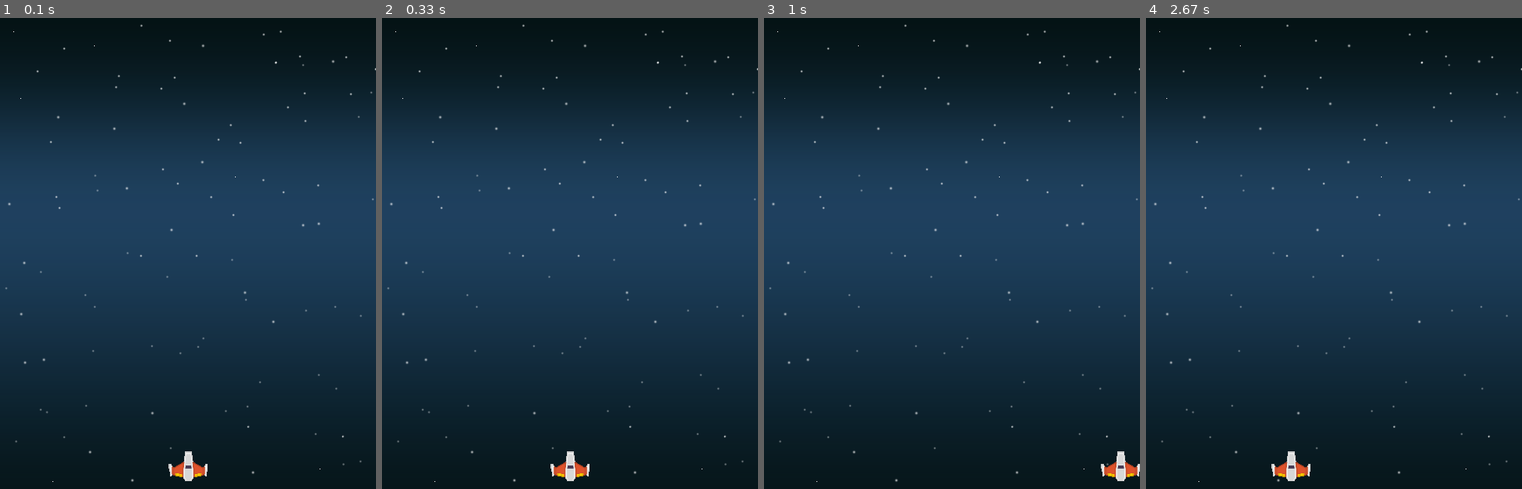
Above: before the commit, frames 1-4 (left to right).
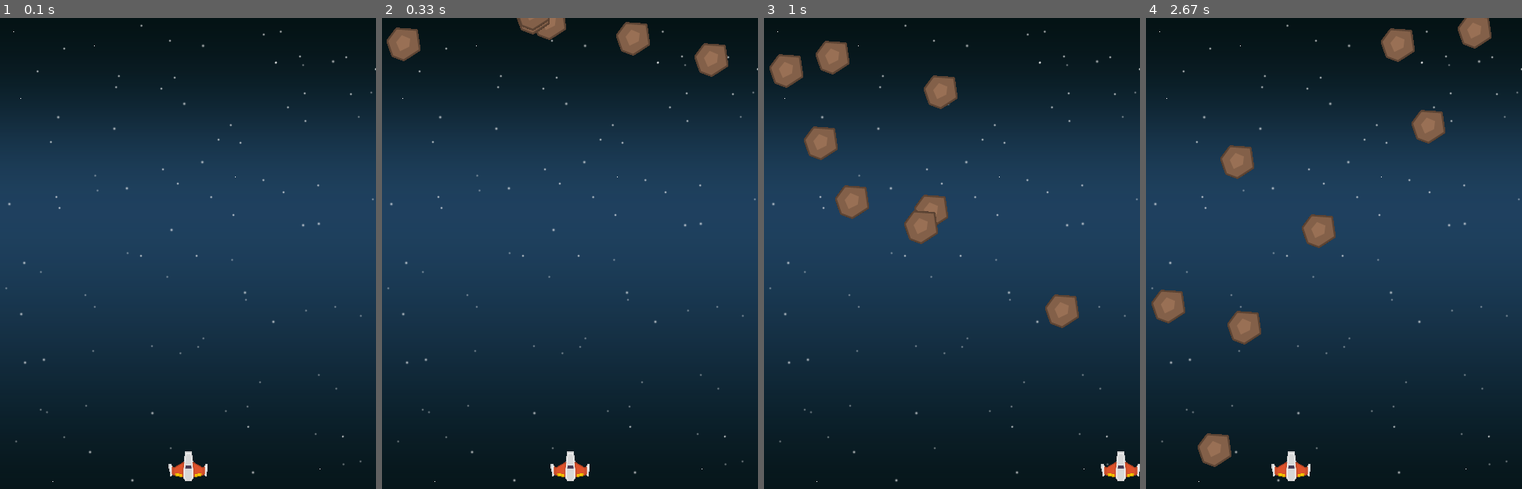
Above: after the commit, the same moments.

Repository: Joao-Pedro-Chacon-Ruiz/Aula16_Desoft
Game: pygame game, started from DeSoft/aula16-pygame/asteroids-base.py
Two runs of this game, one before a commit and one after it. Both use one fixed random seed, a clock stepped at 60 frames per second and the inputs below.
Inputs:
- Up to frame 1 (0.1 s): no input
- Up to frame 2 (0.33 s): no input
- Up to frame 3 (1 s): hold Right 0.33-0.8 s
- Up to frame 4 (2.67 s): hold Left 1.33-1.87 s; hold Left 1.9-2.3 s; hold Right from 2.33 s (still down)

Frame 1 is identical in both runs. In frame 2, 1.9% of the frame differs, in the area x 1-93%, y 0-13%; in frame 3, 3.8%; in frame 4, 3.9%, in the area x 1-92%, y 0-96%.

Commit message:
asteorides caem

Diff:
--- a/DeSoft/aula16-pygame/asteroids-base.py
+++ b/DeSoft/aula16-pygame/asteroids-base.py
@@ -3,6 +3,7 @@
 # Importando as bibliotecas necessárias.
 import pygame
 from os import path
+import random
 
 # Estabelece a pasta que contem as figuras.
 img_dir = path.join(path.dirname(__file__), 'img')
@@ -59,6 +60,28 @@
         if self.rect.left < 0:
             self.rect.left = 0
 
+class Mob(pygame.sprite.Sprite):
+    def __init__(self):
+        pygame.sprite.Sprite.__init__(self)
+        mob_img = pygame.image.load(path.join(img_dir, "meteorBrown_med1.png")).convert()
+        self.image = mob_img
+        self.rect = self.image.get_rect()
+        self.rect.centerx = random.randrange(0,WIDTH)
+        self.rect.bottom = random.randrange(-100,-40)
+        self.speedx = random.randrange(-3,3)
+        self.speedy = random.randrange(2,9)
+
+    def update(self):
+        self.rect.x += self.speedx
+        self.rect.y += self.speedy
+        self.image.set_colorkey(BLACK)
+        if self.rect.top > HEIGHT + 10 or self.rect.left < -25 or self.rect.right > WIDTH + 20:
+            self.rect.x = random.randrange(WIDTH - self.rect.width)
+            self.rect.y = random.randrange(-100,-40)
+            self.speedx = random.randrange(-3,3)
+            self.speedy = random.randrange(2,9)
+
+
 # Inicialização do Pygame.
 pygame.init()
 pygame.mixer.init()
@@ -68,6 +91,9 @@
 
 # Nome do jogo
 pygame.display.set_caption("Asteroids")
+
+#Variável para o ajuste de velocidade
+clock = pygame.time.Clock()
 
 # Carrega o fundo do jogo
 background = pygame.image.load(path.join(img_dir, 'starfield.png')).convert()
@@ -80,6 +106,11 @@
 all_sprites = pygame.sprite.Group()
 all_sprites.add(player)
 
+i=0
+while i < 8:
+    mob = Mob()
+    all_sprites.add(mob)
+    i+=1
 
 # Comando para evitar travamentos.
 try:
@@ -87,6 +118,9 @@
     # Loop principal.
     running = True
     while running:
+
+        #Ajusta a velocidade do jogo
+        clock.tick(FPS)
 
         # Processa os eventos (mouse, teclado, botão, etc).
         for event in pygame.event.get():
@@ -99,9 +133,9 @@
             if event.type == pygame.KEYDOWN:
                 #dependendo da tecla, altera a velocidade
                 if event.key == pygame.K_LEFT:
-                    player.speedx = -8
+                    player.speedx += -8
                 if event.key == pygame.K_RIGHT:
-                    player.speedx = 8
+                    player.speedx += 8
 
             #Verifica se soltou alguma tecla
             if event.type == pygame.KEYUP:
